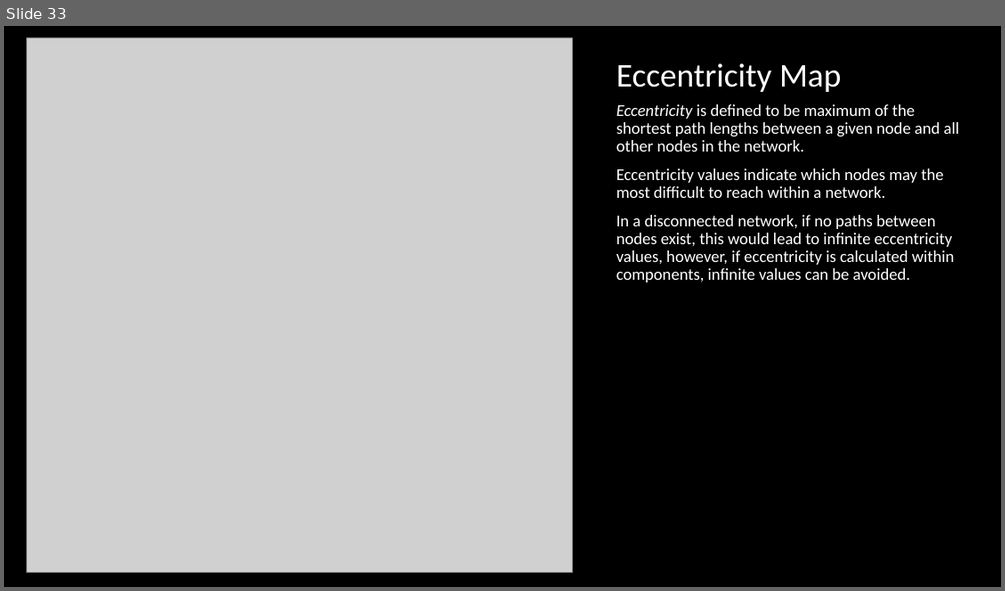
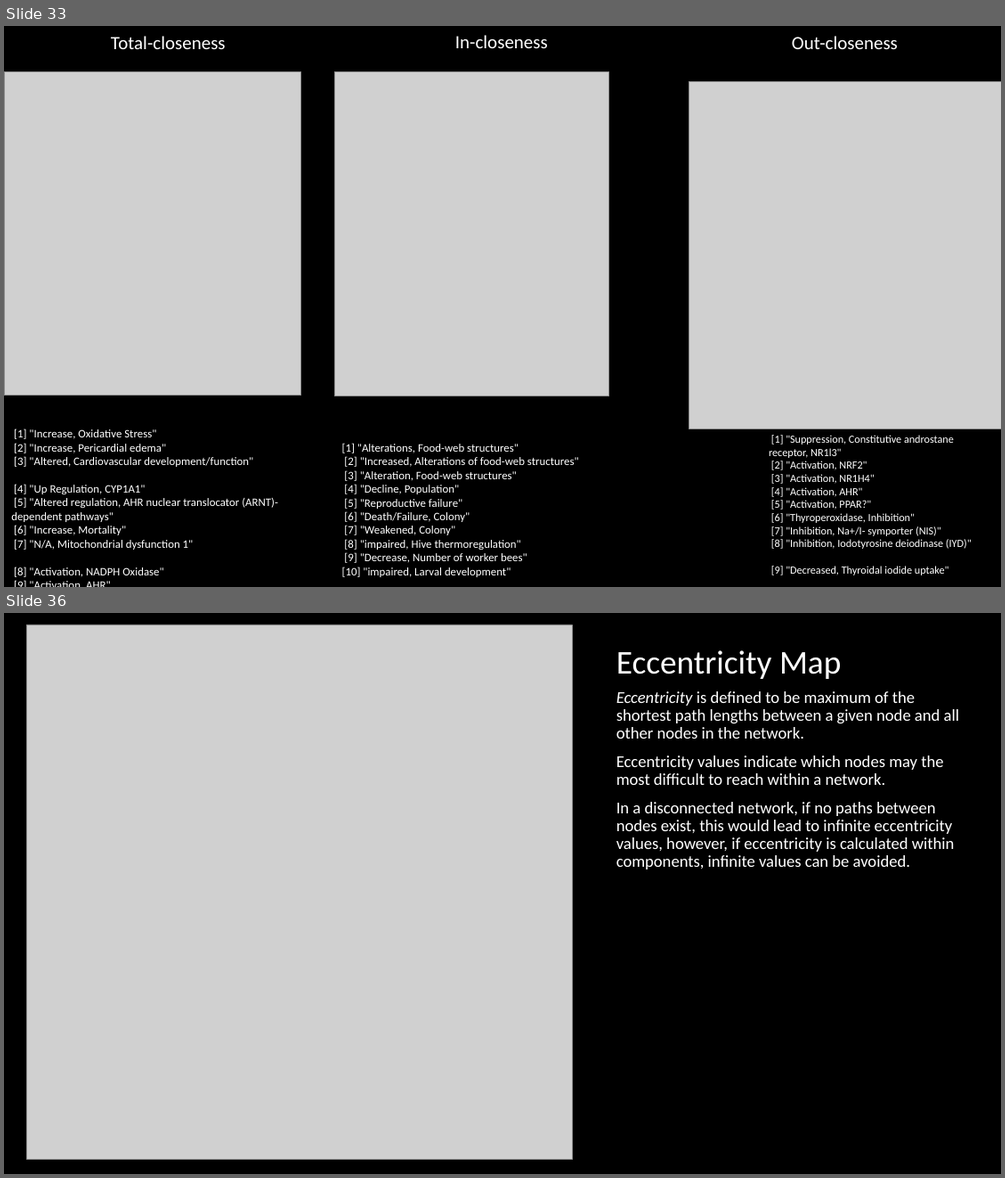
Before and after one commit to npollesch/AOPWiki, a slide deck: Presentations/AOPwiki_analysis.pptx. Shown one above the other, each under a label of ours: slide 33 before the commit, slides 33 and 36 after it; the slides between them are not shown. The pictures are 1005x591 and 1005x1178 pixels, drawn with LibreOffice and Linux fonts; fonts in the diff are those of the drawing; grey boxes stand for pictures. Boxes give left, top, right and bottom in pixels: in the first picture for what was removed or moved away, otherwise in the second. Text is boxed around its words. In the diff, an @@ line names an element or a change of style, - is before the commit and + after.

```diff
--- a/Presentations/AOPwiki_analysis.pptx
+++ b/Presentations/AOPwiki_analysis.pptx
@@ slide 33 added at [4, 26, 1001, 587], background #000000 @@
@@ text added at [111, 36, 226, 49], 18 pt, text #FFFFFF @@
+Total-closeness
@@ text added at [455, 35, 548, 48], 18 pt, text #FFFFFF @@
+In-closeness
@@ text added at [792, 36, 898, 49], 18 pt, text #FFFFFF @@
+Out-closeness
@@ picture added at [4, 71, 301, 395] @@
@@ picture added at [334, 71, 609, 396] @@
@@ picture added at [689, 82, 1001, 429] @@
@@ text added at [11, 428, 278, 577], 11 pt, text #FFFFFF @@
+[1] "Increase, Oxidative Stress"
+[2] "Increase, Pericardial edema"
+[3] "Altered, Cardiovascular development/function"
+[4] "Up Regulation, CYP1A1"
+[5] "Altered regulation, AHR nuclear translocator (ARNT)-dependent pathways"
+[6] "Increase, Mortality"
+[7] "N/A, Mitochondrial dysfunction 1"
+[8] "Activation, NADPH Oxidase"
+[9] "Activation, AHR"
+[10] "Decline, Population"
@@ text added at [342, 443, 579, 577], 11 pt, text #FFFFFF @@
+[1] "Alterations, Food-web structures"
+[2] "Increased, Alterations of food-web structures"
+[3] "Alteration, Food-web structures"
+[4] "Decline, Population"
+[5] "Reproductive failure"
+[6] "Death/Failure, Colony"
+[7] "Weakened, Colony"
+[8] "impaired, Hive thermoregulation"
+[9] "Decrease, Number of worker bees"
+[10] "impaired, Larval development"
@@ text added at [769, 435, 971, 575], 10.5 pt, text #FFFFFF @@
+[1] "Suppression, Constitutive androstane receptor, NR1l3"
+[2] "Activation, NRF2"
+[3] "Activation, NR1H4"
+[4] "Activation, AHR"
+[5] "Activation, PPAR?"
+[6] "Thyroperoxidase, Inhibition"
+[7] "Inhibition, Na+/I- symporter (NIS)"
+[8] "Inhibition, Iodotyrosine deiodinase (IYD)"
+[9] "Decreased, Thyroidal iodide uptake"
+[10] "Inhibition, Dual oxidase"
@@ what was slide 33 is now slide 36 @@
```
Also in this commit, not shown: 8 slides changed, 5 other slides added, 1 slide removed.
